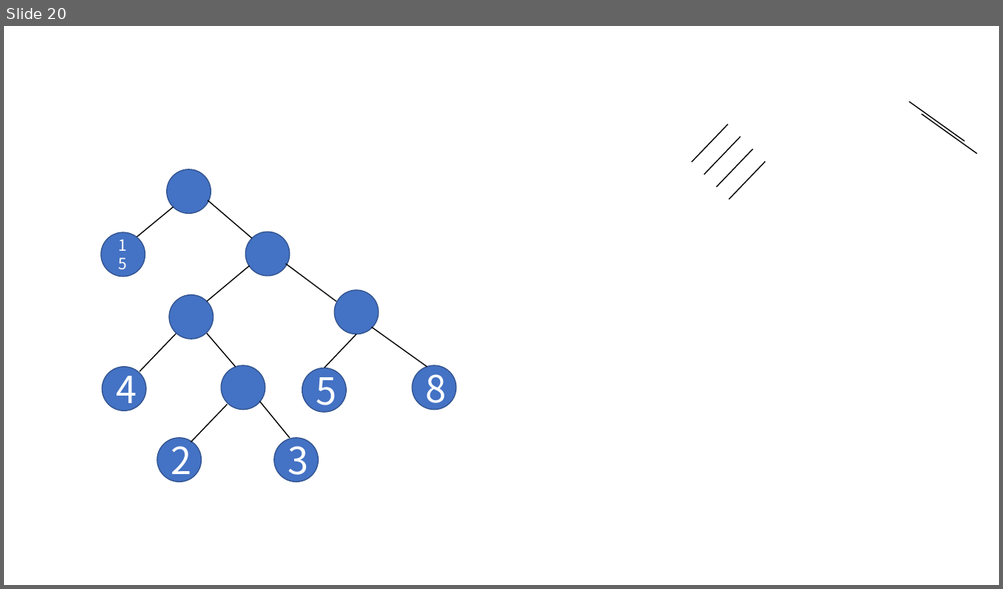
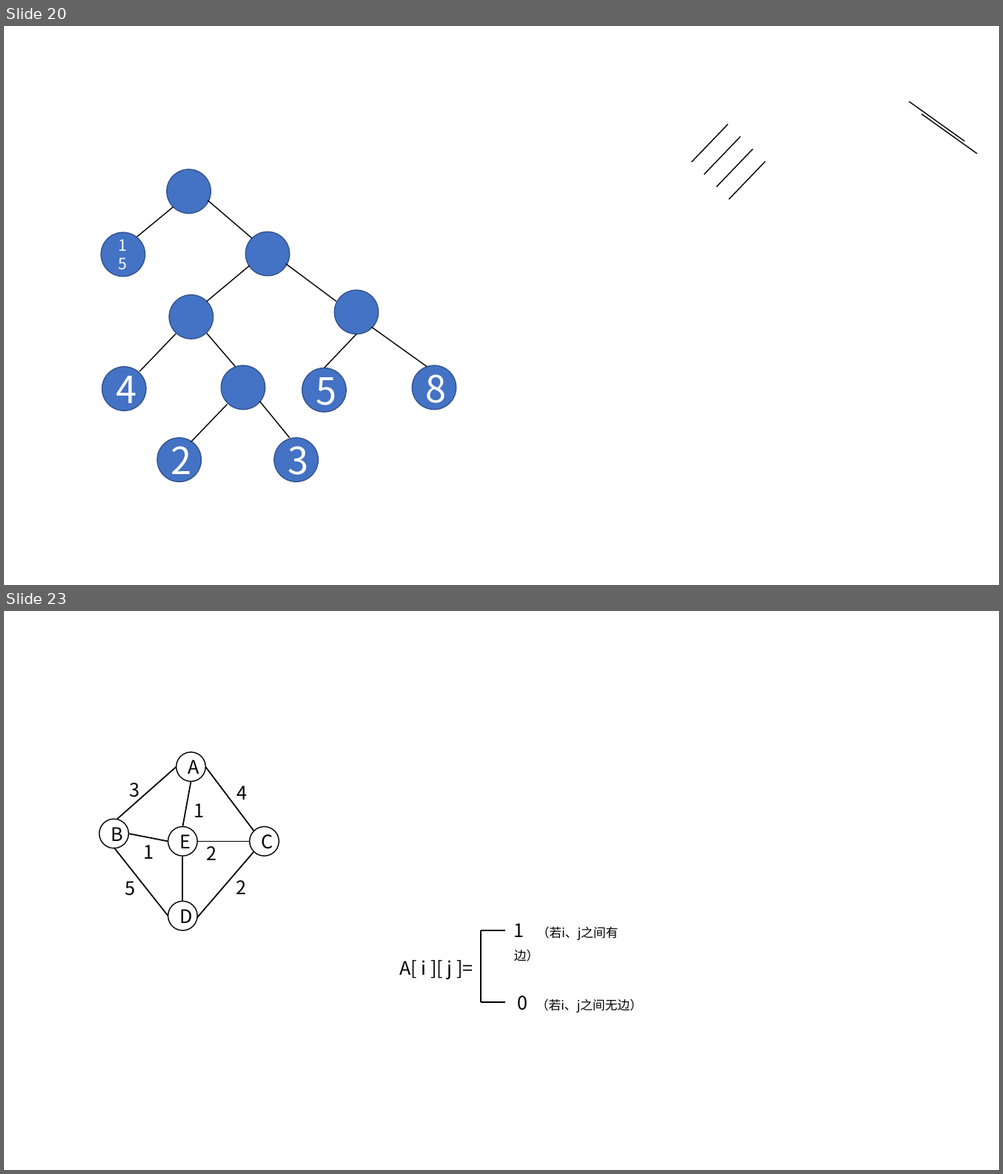
Before and after one commit to The-wind-blows/course, a slide deck: 演示文稿1.pptx. Shown one above the other, each under a label of ours: slide 20 before the commit, slides 20 and 23 after it; the slides between them are not shown. The pictures are 1003x589 and 1003x1174 pixels, drawn with LibreOffice and Linux fonts; fonts in the diff are those of the drawing. Boxes give left, top, right and bottom in pixels: in the first picture for what was removed or moved away, otherwise in the second. Text is boxed around its words. In the diff, an @@ line names an element or a change of style, - is before the commit and + after.

```diff
--- a/演示文稿1.pptx
+++ b/演示文稿1.pptx
@@ slide 23 added at [4, 611, 999, 1170], background #FFFFFF @@
@@ group added at [99, 752, 279, 931]: 8 lines, 7 texts, 5 ellipses @@
+E
+A
+C
+B
+D
+3
+1
+4
+1
+2
+2
+5
@@ group added at [399, 923, 643, 1013]: 3 texts, 3 lines @@
+A[ i ][ j ]=
+1 （若i、j之间有边）
+0 （若i、j之间无边）
```
Also in this commit, not shown: 4 other slides added, 9 other files.
